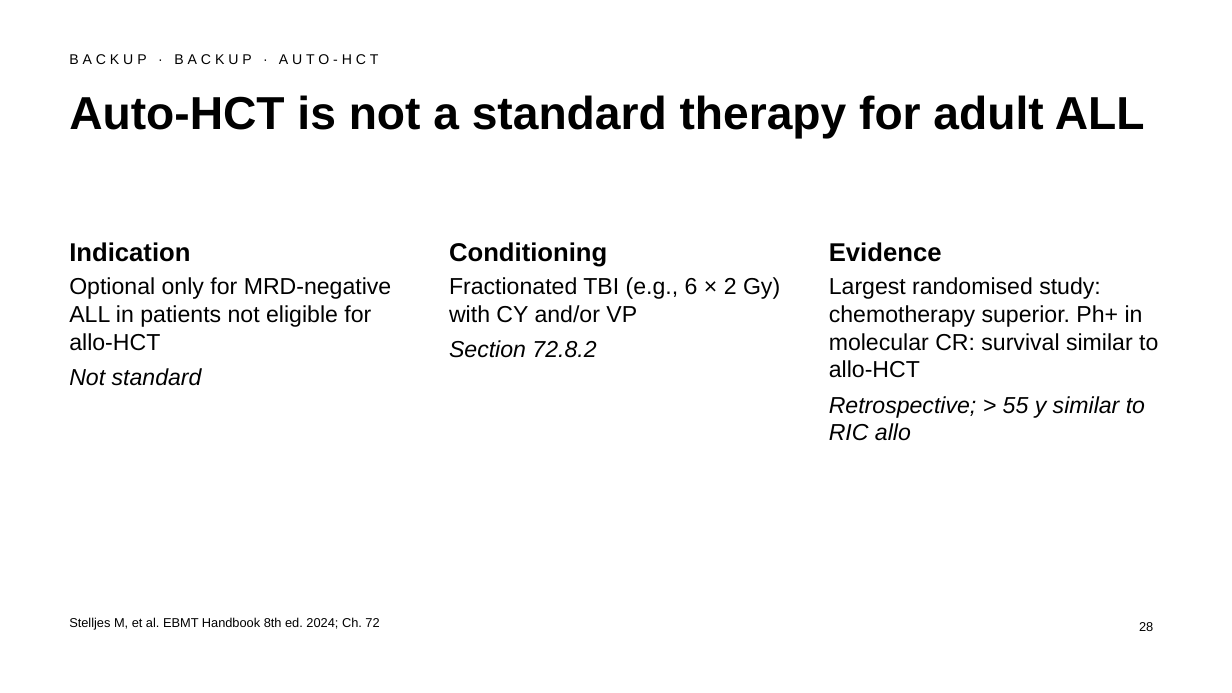
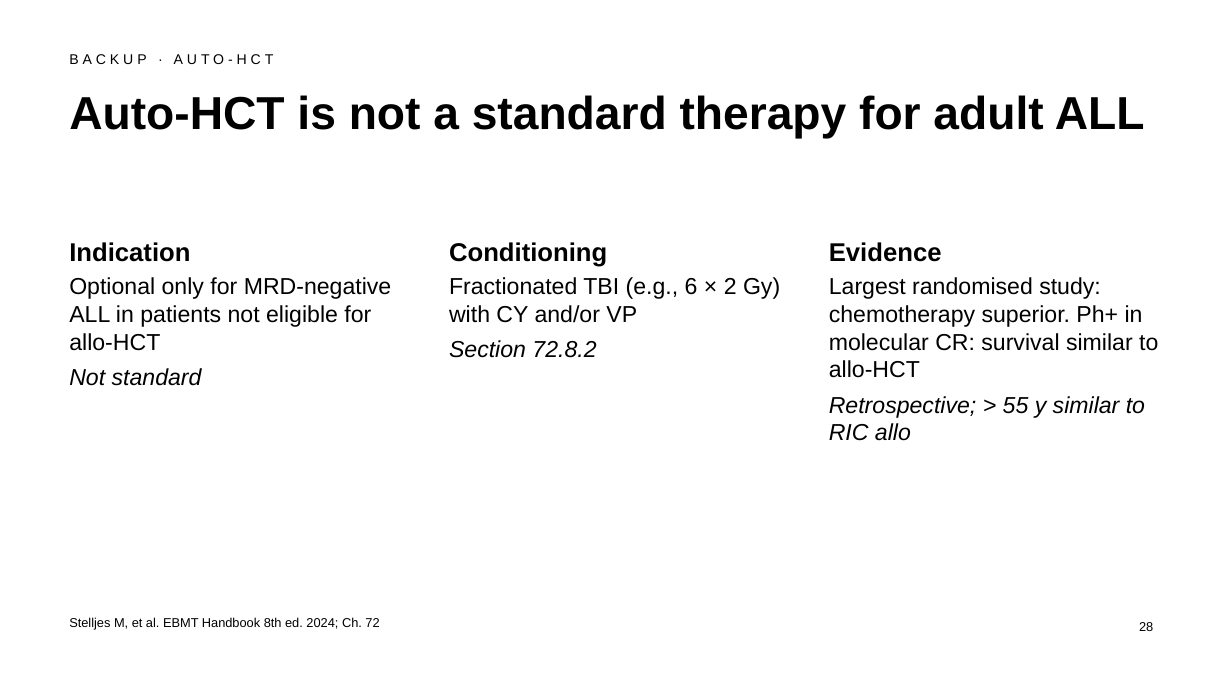
Before and after one commit to htlin222/ebmt-handbook-skill, a slide deck: slide 28 of slides/decks/s22-all.pptx. Drawn at 1232x693 pixels with LibreOffice and Linux fonts; fonts in the diff are those of the drawing. Boxes give left, top, right and bottom in pixels: in the first picture for what was removed or moved away, otherwise in the second. Text is boxed around its words. In the diff, an @@ line names an element or a change of style, - is before the commit and + after.

```diff
--- a/slides/decks/s22-all.pptx
+++ b/slides/decks/s22-all.pptx
@@ text at <box>69,54,274,64</box>: text changed @@
-BACKUP · BACKUP · AUTO-HCT
+BACKUP · AUTO-HCT
```
Also in this commit, not shown: 4 other slides changed, 11 other files.
